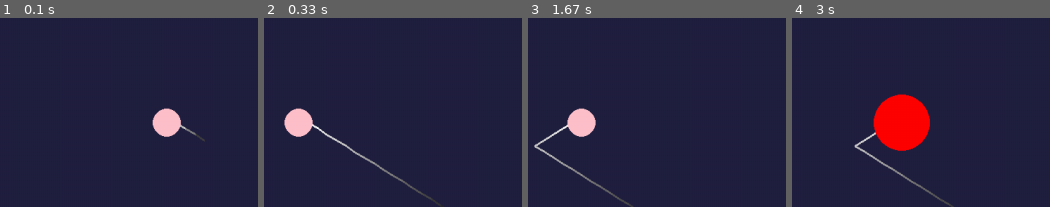
Above: before the commit, frames 1-4 (left to right).
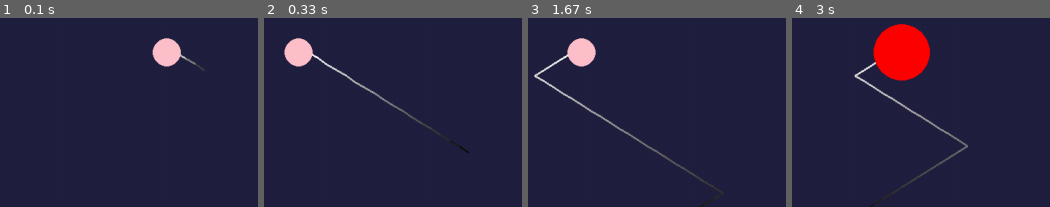
Above: after the commit, the same moments.

Repository: LeoArtDev/pygame_academic_project
Game: pygame game, started from main.py
The game is run twice, just before and just after one commit, with the same random seed, the same clock (stepped at 60 frames per second) and the same inputs.
Inputs:
- Up to frame 1 (0.1 s): no input
- Up to frame 2 (0.33 s): no input
- Up to frame 3 (1.67 s): tap Space at 0.33, 0.73, 1.03, 1.23, 1.57 s
- Up to frame 4 (3 s): tap Space at 1.87, 2.07, 2.37 s; tap W at 2.15 s

The runs differ from the first frame. In frame 1, 2.9% of the frame differs, in the area x 58-80%, y 10-66%; in frame 2, 4.0%; in frame 3, 4.5%; in frame 4, 12%, in the area x 24-69%, y 3-100%.

Commit message:
removi o cameratest.py, centralizei mais o player e aumentei o tamanho do rastro

Diff:
--- a/cameratest.py
+++ /dev/null
@@ -1,60 +0,0 @@
-import pygame
-import random
-
-# Initialize
-pygame.init()
-screen = pygame.display.set_mode((800, 600))
-clock = pygame.time.Clock()
-
-class CameraGroup(pygame.sprite.Group):
-    """Custom group to handle camera offsets."""
-    def __init__(self):
-        super().__init__()
-        self.display_surface = pygame.display.get_surface()
-        self.offset = pygame.math.Vector2()
-        self.half_w = self.display_surface.get_size()[0] // 2
-        self.half_h = self.display_surface.get_size()[1] // 2
-
-    def custom_draw(self, player):
-        # Center camera on player
-        self.offset.x = player.rect.centerx - self.half_w
-        self.offset.y = player.rect.centery - self.half_h
-
-        # Draw sprites relative to offset
-        for sprite in self.sprites():
-            offset_pos = sprite.rect.topleft - self.offset
-            self.display_surface.blit(sprite.image, offset_pos)
-
-class Player(pygame.sprite.Sprite):
-    def __init__(self, pos, group):
-        super().__init__(group)
-        self.image = pygame.Surface((50, 50))
-        self.image.fill('red')
-        self.rect = self.image.get_rect(center=pos)
-        self.speed = 5
-
-    def update(self):
-        keys = pygame.key.get_pressed()
-        if keys[pygame.K_d]: self.rect.x += self.speed
-        if keys[pygame.K_a]: self.rect.x -= self.speed
-        if keys[pygame.K_w]: self.rect.y -= self.speed
-        if keys[pygame.K_s]: self.rect.y += self.speed
-
-# Setup
-camera_group = CameraGroup()
-player = Player((400, 300), camera_group)
-# Random objects to show movement
-for _ in range(20):
-    bg = pygame.sprite.Sprite(camera_group)
-    bg.image = pygame.Surface((50, 50))
-    bg.image.fill('green')
-    bg.rect = bg.image.get_rect(topleft=(random.randint(0,1000), random.randint(0,1000)))
-
-# Main Loop
-while pygame.event.get(pygame.QUIT) == []:
-    screen.fill('black')
-    camera_group.update()
-    camera_group.custom_draw(player)
-    pygame.display.flip()
-    clock.tick(60)
-pygame.quit()
--- a/entities/player.py
+++ b/entities/player.py
@@ -3,7 +3,7 @@
 
 player_sprite = pygame.image.load("assets/Maguinho.png")
 
-TAMANHO_RASTRO = 20
+TAMANHO_RASTRO = 30
 
 class Player:
 
@@ -12,7 +12,7 @@
         self.altura = 25
 
         self.x = LARGURA / 2
-        self.y = 600
+        self.y = 500
 
         self.raio = 20
 
